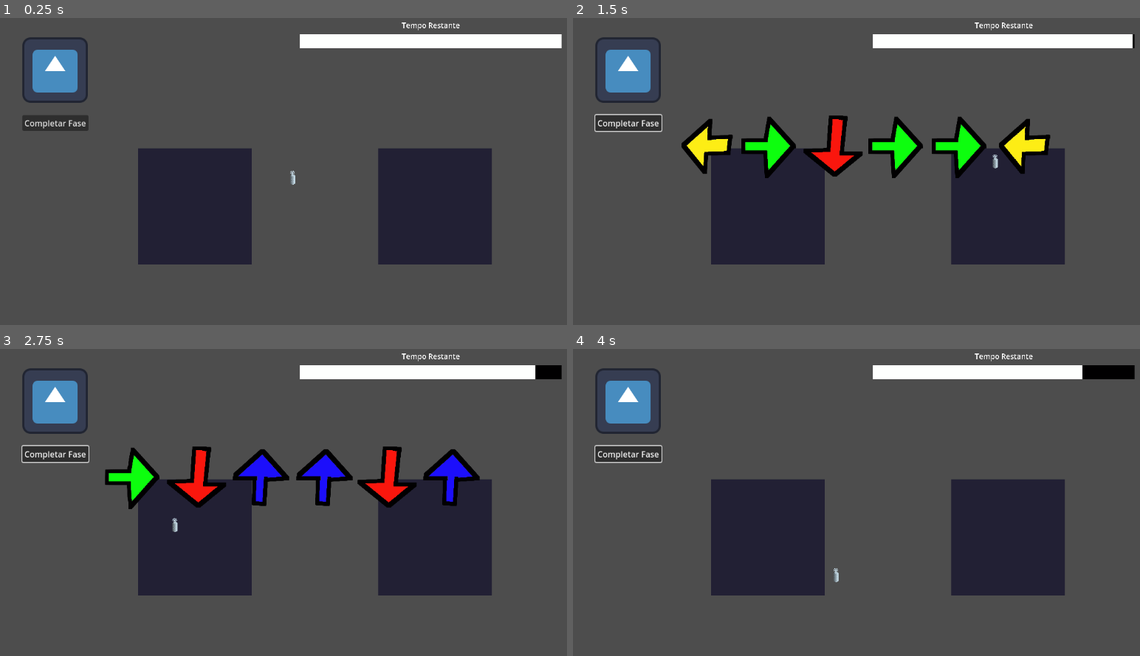
Above: before the commit, frames 1-4 (two rows, left to right).
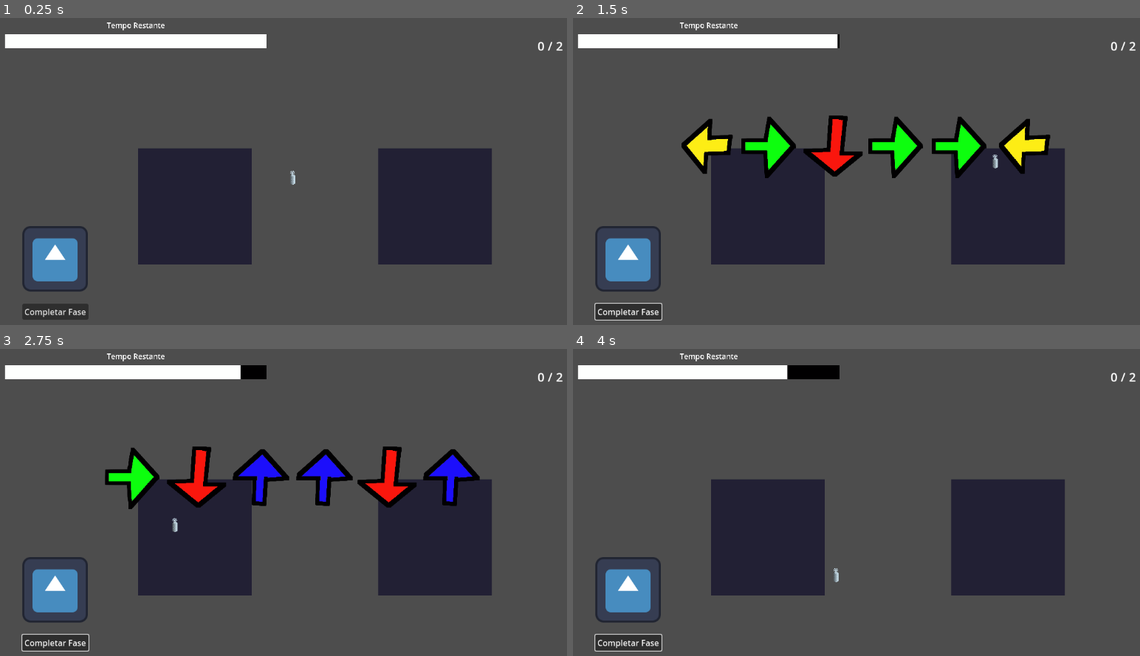
Above: after the commit, the same moments.

Repository: SrZolda/Jogo_Das_Paginas_De_Codigo
Game: Godot game, scene res://levels/level_scene_template/level_scene_template.tscn
The game is run twice, just before and just after one commit, with the same random seed, the same clock (stepped at 60 frames per second) and the same inputs. Before the commit the project starts from res://levels/main_scene/main_scene.tscn. The engine's default icon, where the game draws it, is replaced by a stand-in: a white triangle on a blue panel in a dark square.
Inputs (mouse positions are in pixels of both pictures, inside the frame that each line leads up to):
- Up to frame 1 (0.25 s): no input
- Up to frame 2 (1.5 s): click "Completar Fase" at 0.5 s; tap Enter at 1.25 s; move the mouse to (998, 162) at 1.27 s; hold D (right) from 1.28 s (still down); click (998, 162) at 1.35 s
- Up to frame 3 (2.75 s): move the mouse to (175, 527) at 2.02 s; release D (right) at 2.03 s; hold S (down) from 2.03 s (still down); click (175, 527) at 2.1 s
- Up to frame 4 (4 s): tap Space at 2.75 s; move the mouse to (924, 438) at 2.77 s; release S (down) at 2.78 s; hold D (right) 2.78-3.53 s; click (924, 438) at 2.85 s; tap Enter at 3.5 s; move the mouse to (833, 576) at 3.52 s; hold W (up) from 3.53 s (still down); click (833, 576) at 3.6 s

The runs differ from the first frame. In frame 1, 8.3% of the frame differs, in the area x 0-100%, y 1-99%; in frame 2, 8.4%; in frame 3, 8.4%; in frame 4, 8.4%.

Commit message:
botão completar fase feito

Diff:
--- a/jogo_das_paginas_de_codigo/autoloads/game_manager.gd
+++ b/jogo_das_paginas_de_codigo/autoloads/game_manager.gd
@@ -10,7 +10,7 @@
 	SignalManager.has_finished_pc.connect(has_finished_pc)
 	SignalManager.on_create_new_pc.connect(on_create_new_pc)
 
-func on_create_new_pc() -> void:
+func on_create_new_pc(area2d: Area2D) -> void:
 	set_has_instantiated_pc_page(true)
 
 func has_finished_pc() -> void:
--- a/jogo_das_paginas_de_codigo/autoloads/signal_manager.gd
+++ b/jogo_das_paginas_de_codigo/autoloads/signal_manager.gd
@@ -7,3 +7,6 @@
 signal on_create_new_pc(area2d: Area2D)
 signal has_finished_pc
 signal on_has_finished_successfully_pc
+signal on_has_completed_all_challenges
+
+signal on_give_status_info(walls: int)
--- a/jogo_das_paginas_de_codigo/levels/main_scene/main_scene.gd
+++ b/jogo_das_paginas_de_codigo/levels/level_scene_template/level_scene_template.gd
@@ -3,6 +3,8 @@
 const CODE_PAGE = preload("res://scenes/code_page/code_page.tscn")
 
 @onready var pc_pages_container: Control = $PCPagesContainer
+
+@onready var wall_holder: Node2D = $NotCanvas/WallHolder
 
 @export var arrow_quantity: int = 6
 @export var layer_length: int = 6
@@ -10,6 +12,8 @@
 var area2d_holder: Area2D
 
 func _ready() -> void:
+	init()
+
 	SignalManager.on_create_new_pc.connect(on_create_new_pc)
 	SignalManager.on_has_finished_successfully_pc.connect(on_has_finished_successfully_pc)
 	SignalManager.on_incorrect_key.connect(on_incorrect_key)
@@ -26,3 +30,6 @@
 	var inst = CODE_PAGE.instantiate()
 	inst.how_many_arrows(arrow_quantity, layer_length)
 	pc_pages_container.add_child(inst)
+
+func init() -> void:
+	SignalManager.on_give_status_info.emit(wall_holder.get_child_count())
--- /dev/null
+++ b/jogo_das_paginas_de_codigo/levels/level_scene_template/level_scene_template.tscn
@@ -0,0 +1,54 @@
+[gd_scene load_steps=9 format=3 uid="uid://cvvn0fkdjvsyv"]
+
+[ext_resource type="Script" uid="uid://bt8temlmwiamk" path="res://levels/level_scene_template/level_scene_template.gd" id="1_oibpb"]
+[ext_resource type="PackedScene" uid="uid://brqnoy5qrwrmd" path="res://scenes/wall/wall.tscn" id="2_k7gud"]
+[ext_resource type="Texture2D" uid="uid://6v54l87thris" path="res://assets/wall/blank_wall.png" id="3_wr4e3"]
+[ext_resource type="Texture2D" uid="uid://cwo2xqa8t66tq" path="res://assets/wall/images.jpeg" id="4_1mmg1"]
+[ext_resource type="PackedScene" uid="uid://d02bwi8tiuptm" path="res://scenes/mouse_pointer/mouse_pointer.tscn" id="5_6bycu"]
+[ext_resource type="PackedScene" uid="uid://y5f7l582mohr" path="res://scenes/status/status.tscn" id="6_tebq0"]
+[ext_resource type="PackedScene" uid="uid://dqilgv6g0xj2k" path="res://scenes/complete_level/complete_level.tscn" id="7_8vc2g"]
+[ext_resource type="PackedScene" uid="uid://okdrxmc0oc7g" path="res://scenes/timer/timer.tscn" id="8_j536u"]
+
+[node name="LevelSceneTemplate" type="Control"]
+layout_mode = 3
+anchors_preset = 15
+anchor_right = 1.0
+anchor_bottom = 1.0
+grow_horizontal = 2
+grow_vertical = 2
+script = ExtResource("1_oibpb")
+
+[node name="NotCanvas" type="Node2D" parent="."]
+
+[node name="WallHolder" type="Node2D" parent="NotCanvas"]
+
+[node name="Wall" parent="NotCanvas/WallHolder" instance=ExtResource("2_k7gud")]
+position = Vector2(385, 379)
+blank_image = ExtResource("3_wr4e3")
+
+[node name="Wall2" parent="NotCanvas/WallHolder" instance=ExtResource("2_k7gud")]
+position = Vector2(854, 379)
+blank_image = ExtResource("3_wr4e3")
+image = ExtResource("4_1mmg1")
+
+[node name="MousePointer" parent="NotCanvas" instance=ExtResource("5_6bycu")]
+position = Vector2(565, 295)
+
+[node name="Status" parent="." instance=ExtResource("6_tebq0")]
+layout_mode = 1
+
+[node name="Timer" parent="." instance=ExtResource("8_j536u")]
+layout_mode = 1
+
+[node name="PCPagesContainer" type="Control" parent="."]
+layout_mode = 1
+anchors_preset = 8
+anchor_left = 0.5
+anchor_top = 0.5
+anchor_right = 0.5
+anchor_bottom = 0.5
+grow_horizontal = 2
+grow_vertical = 2
+
+[node name="CompleteLevel" parent="." instance=ExtResource("7_8vc2g")]
+layout_mode = 1
--- a/jogo_das_paginas_de_codigo/levels/main_scene/main_scene.tscn
+++ /dev/null
@@ -1,58 +0,0 @@
-[gd_scene load_steps=8 format=3 uid="uid://cvvn0fkdjvsyv"]
-
-[ext_resource type="Script" uid="uid://bt8temlmwiamk" path="res://levels/main_scene/main_scene.gd" id="1_cb0mp"]
-[ext_resource type="PackedScene" uid="uid://okdrxmc0oc7g" path="res://scenes/timer/timer.tscn" id="1_k5nll"]
-[ext_resource type="PackedScene" uid="uid://dqilgv6g0xj2k" path="res://scenes/complete_level/complete_level.tscn" id="2_dgle7"]
-[ext_resource type="PackedScene" uid="uid://brqnoy5qrwrmd" path="res://scenes/wall/wall.tscn" id="2_fih5k"]
-[ext_resource type="PackedScene" uid="uid://d02bwi8tiuptm" path="res://scenes/mouse_pointer/mouse_pointer.tscn" id="3_864sq"]
-[ext_resource type="Texture2D" uid="uid://cwo2xqa8t66tq" path="res://assets/wall/images.jpeg" id="3_mapdg"]
-[ext_resource type="Texture2D" uid="uid://6v54l87thris" path="res://assets/wall/blank_wall.png" id="3_xnrf1"]
-
-[node name="MainScene" type="Control"]
-layout_mode = 3
-anchors_preset = 15
-anchor_right = 1.0
-anchor_bottom = 1.0
-grow_horizontal = 2
-grow_vertical = 2
-script = ExtResource("1_cb0mp")
-
-[node name="NotCanvas" type="Node2D" parent="."]
-
-[node name="Wall" parent="NotCanvas" instance=ExtResource("2_fih5k")]
-position = Vector2(385, 379)
-blank_image = ExtResource("3_xnrf1")
-
-[node name="Wall2" parent="NotCanvas" instance=ExtResource("2_fih5k")]
-position = Vector2(854, 379)
-blank_image = ExtResource("3_xnrf1")
-image = ExtResource("3_mapdg")
-
-[node name="MousePointer" parent="NotCanvas" instance=ExtResource("3_864sq")]
-position = Vector2(565, 295)
-
-[node name="Timer" parent="." instance=ExtResource("1_k5nll")]
-layout_mode = 1
-anchors_preset = 5
-anchor_left = 0.5
-anchor_right = 0.5
-anchor_bottom = 0.0
-grow_vertical = 1
-
-[node name="CompleteLevel" parent="." instance=ExtResource("2_dgle7")]
-layout_mode = 1
-anchors_preset = 15
-anchor_right = 1.0
-anchor_bottom = 1.0
-grow_horizontal = 2
-grow_vertical = 2
-
-[node name="PCPagesContainer" type="Control" parent="."]
-layout_mode = 1
-anchors_preset = 8
-anchor_left = 0.5
-anchor_top = 0.5
-anchor_right = 0.5
-anchor_bottom = 0.5
-grow_horizontal = 2
-grow_vertical = 2
--- a/jogo_das_paginas_de_codigo/scenes/complete_level/complete_level.gd
+++ b/jogo_das_paginas_de_codigo/scenes/complete_level/complete_level.gd
@@ -1,13 +1,35 @@
 extends Control
 
+var area_to_stop_error: Area2D
 
-# Called when the node enters the scene tree for the first time.
+const CODE_PAGE = preload("res://scenes/code_page/code_page.tscn")
+@onready var pc_pages_container: Control = $PCPagesContainer
+
+@export var arrow_quantity: int = 24
+@export var layer_length: int = 6
+
+var can_active_final_challenge: bool = false
+var has_completed_final_challenge: bool = false
+
 func _ready() -> void:
-	pass # Replace with function body.
+	SignalManager.on_has_completed_all_challenges.connect(on_has_completed_all_challenges)
+	SignalManager.on_has_finished_successfully_pc.connect(on_has_finished_successfully_pc)
+	SignalManager.on_incorrect_key.connect(on_incorrect_key)
 
+func on_has_completed_all_challenges() -> void:
+	can_active_final_challenge = true
 
-# Called every frame. 'delta' is the elapsed time since the previous frame.
-func _process(delta: float) -> void:
-	pass
+func on_has_finished_successfully_pc() -> void:
+	if has_completed_final_challenge == true:
+		print("GG")
 
-## if pontos < min_points: n pode executar
+func _on_button_button_down() -> void:
+	if GameManager.get_has_instantiated_pc_page() == false and can_active_final_challenge == true and has_completed_final_challenge == false:
+		has_completed_final_challenge = true
+		GameManager.on_create_new_pc(area_to_stop_error)
+		var inst = CODE_PAGE.instantiate()
+		inst.how_many_arrows(arrow_quantity, layer_length)
+		pc_pages_container.add_child(inst)
+
+func on_incorrect_key() -> void:
+	has_completed_final_challenge = false
--- a/jogo_das_paginas_de_codigo/scenes/complete_level/complete_level.tscn
+++ b/jogo_das_paginas_de_codigo/scenes/complete_level/complete_level.tscn
@@ -5,13 +5,21 @@
 
 [node name="CompleteLevel" type="Control"]
 layout_mode = 3
-anchors_preset = 0
+anchors_preset = 15
+anchor_right = 1.0
+anchor_bottom = 1.0
+grow_horizontal = 2
+grow_vertical = 2
 script = ExtResource("1_nuper")
 
 [node name="MarginContainer" type="MarginContainer" parent="."]
-layout_mode = 0
-offset_right = 40.0
-offset_bottom = 40.0
+layout_mode = 1
+anchors_preset = 2
+anchor_top = 1.0
+anchor_bottom = 1.0
+offset_top = -279.0
+offset_right = 225.0
+grow_vertical = 0
 theme_override_constants/margin_left = 48
 theme_override_constants/margin_top = 48
 theme_override_constants/margin_right = 48
@@ -30,3 +38,15 @@
 [node name="Button" type="Button" parent="MarginContainer/VBoxContainer"]
 layout_mode = 2
 text = "Completar Fase"
+
+[node name="PCPagesContainer" type="Control" parent="."]
+layout_mode = 1
+anchors_preset = 8
+anchor_left = 0.5
+anchor_top = 0.5
+anchor_right = 0.5
+anchor_bottom = 0.5
+grow_horizontal = 2
+grow_vertical = 2
+
+[connection signal="button_down" from="MarginContainer/VBoxContainer/Button" to="." method="_on_button_button_down"]
--- a/jogo_das_paginas_de_codigo/scenes/pc_pages/pc_pages.gd
+++ b/jogo_das_paginas_de_codigo/scenes/pc_pages/pc_pages.gd
@@ -1,4 +1,10 @@
 extends Control
+
+const CODE_PAGE = preload("res://scenes/code_page/code_page.tscn")
+@onready var pc_pages_container: Control = $PCPagesContainer
+
+@export var arrow_quantity: int = 6
+@export var layer_length: int = 6
 
 var has_instantiated: bool = false
 
@@ -7,8 +13,10 @@
 
 func _on_button_button_down() -> void:
 	if has_instantiated == false:
-		SignalManager.on_create_new_pc.emit()
 		has_instantiated = true
+		var inst = CODE_PAGE.instantiate()
+		inst.how_many_arrows(arrow_quantity, layer_length)
+		pc_pages_container.add_child(inst)
 
 func has_finished_pc() -> void:
 	has_instantiated = false
--- a/jogo_das_paginas_de_codigo/scenes/pc_pages/pc_pages.tscn
+++ b/jogo_das_paginas_de_codigo/scenes/pc_pages/pc_pages.tscn
@@ -5,9 +5,10 @@
 
 [node name="PCPages" type="Control"]
 layout_mode = 3
-anchors_preset = 4
-anchor_top = 0.5
-anchor_bottom = 0.5
+anchors_preset = 15
+anchor_right = 1.0
+anchor_bottom = 1.0
+grow_horizontal = 2
 grow_vertical = 2
 script = ExtResource("1_slr4n")
 
@@ -35,4 +36,14 @@
 de
 Código"
 
+[node name="PCPagesContainer" type="Control" parent="."]
+layout_mode = 1
+anchors_preset = 8
+anchor_left = 0.5
+anchor_top = 0.5
+anchor_right = 0.5
+anchor_bottom = 0.5
+grow_horizontal = 2
+grow_vertical = 2
+
 [connection signal="button_down" from="MarginContainer/VBoxContainer/Button" to="." method="_on_button_button_down"]
--- /dev/null
+++ b/jogo_das_paginas_de_codigo/scenes/status/status.gd
@@ -0,0 +1,30 @@
+extends Control
+
+@onready var wall_count_label: Label = $MarginContainer/WallCountLabel
+
+var walls_quantity: int = 0
+var walls_completed_count: int = 0
+var has_emitted_on_completed_all_walls: bool = false
+
+func _ready() -> void:
+	SignalManager.on_give_status_info.connect(on_give_status_info)
+	SignalManager.on_has_finished_successfully_pc.connect(on_has_finished_successfully_pc)
+
+func _process(delta: float) -> void:
+	update_label()
+	on_completed_all_walls()
+
+func update_label() -> void:
+	if has_emitted_on_completed_all_walls == false:
+		wall_count_label.text = "%d / %d" % [walls_completed_count, walls_quantity]
+
+func on_completed_all_walls() -> void:
+	if walls_completed_count == walls_quantity and has_emitted_on_completed_all_walls == false:
+		has_emitted_on_completed_all_walls = true
+		SignalManager.on_has_completed_all_challenges.emit()
+
+func on_give_status_info(walls: int) -> void:
+	walls_quantity = walls
+
+func on_has_finished_successfully_pc() -> void:
+	walls_completed_count += 1
--- a/jogo_das_paginas_de_codigo/scenes/status/status.tscn
+++ b/jogo_das_paginas_de_codigo/scenes/status/status.tscn
@@ -1,4 +1,9 @@
-[gd_scene format=3 uid="uid://y5f7l582mohr"]
+[gd_scene load_steps=3 format=3 uid="uid://y5f7l582mohr"]
+
+[ext_resource type="Script" uid="uid://ce8bd6uidx7nu" path="res://scenes/status/status.gd" id="1_6p6t4"]
+
+[sub_resource type="LabelSettings" id="LabelSettings_6p6t4"]
+font_size = 24
 
 [node name="Status" type="Control"]
 layout_mode = 3
@@ -7,18 +12,22 @@
 anchor_bottom = 1.0
 grow_horizontal = 2
 grow_vertical = 2
+script = ExtResource("1_6p6t4")
 
-[node name="PointsLabel" type="Label" parent="."]
-layout_mode = 0
-offset_right = 40.0
-offset_bottom = 23.0
+[node name="MarginContainer" type="MarginContainer" parent="."]
+layout_mode = 1
+anchors_preset = 1
+anchor_left = 1.0
+anchor_right = 1.0
+offset_left = -133.0
+offset_bottom = 130.0
+grow_horizontal = 0
+theme_override_constants/margin_left = 48
+theme_override_constants/margin_top = 48
+theme_override_constants/margin_right = 48
+theme_override_constants/margin_bottom = 48
 
-[node name="MinPointsLabel" type="Label" parent="."]
-layout_mode = 0
-offset_right = 40.0
-offset_bottom = 23.0
-
-[node name="ExtraPointsLabel" type="Label" parent="."]
-layout_mode = 0
-offset_right = 40.0
-offset_bottom = 23.0
+[node name="WallCountLabel" type="Label" parent="MarginContainer"]
+layout_mode = 2
+text = "0/0"
+label_settings = SubResource("LabelSettings_6p6t4")
--- a/jogo_das_paginas_de_codigo/scenes/wall/wall.gd
+++ b/jogo_das_paginas_de_codigo/scenes/wall/wall.gd
@@ -15,11 +15,10 @@
 func click() -> void:
 	if can_click == true and GameManager.get_has_instantiated_pc_page() == false:
 		if Input.is_action_just_pressed("click"):
-			SignalManager.on_create_new_pc.emit(self) ###ARRUMAR LOGO
+			SignalManager.on_create_new_pc.emit(self)
 
 func on_has_finished_successfully_pc() -> void:
 	change_to_correct_image()
-	## + algum codigo para o sistema de nivel
 	set_process(false)
 
 func change_to_correct_image() -> void:
Renamed: jogo_das_paginas_de_codigo/levels/main_scene/main_scene.gd.uid -> jogo_das_paginas_de_codigo/levels/level_scene_template/level_scene_template.gd.uid
Not shown, added: jogo_das_paginas_de_codigo/scenes/status/status.gd.uid
